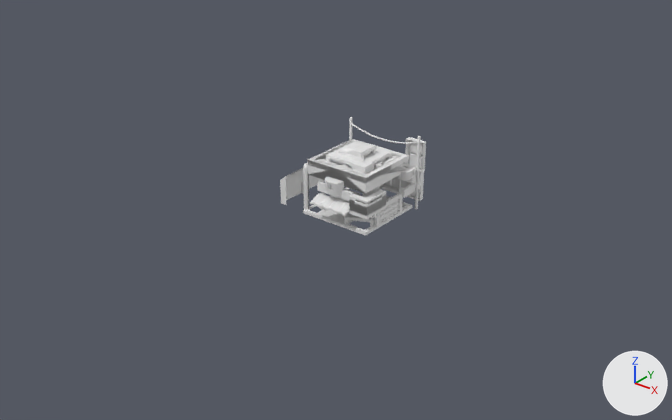
A saved change to the FBX model Assets/Art/3D/Deko Combined.fbx.
Rendered twice from a 50 mm lens placed at (10.67, -14.08, 8.57), pointed at (-0.48, -0.14, -0.08). Arrows for +X, +Y and +Z are at lower right; the lights stay in place. Where no turn or scale is listed for an object, it has been applied to the vertices.

In view in the first picture: 'Balkon', 'Bank', 'Baum', 'Dach 1', 'Dach 3', 'Dach 5', 'Dach 6', 'Dach 7', 'Dach Deko 1', 'Dach Deko 2', 'Dach Deko 3', 'Dach Deko 4', 'Dach Haus', 'Ecke 1', 'Ecke 2', 'Ecke 3', 'Fenster 4', 'Rand', 'Rinne 1', 'Strom Masten', 'Vosrpung', 'markt Dach'.
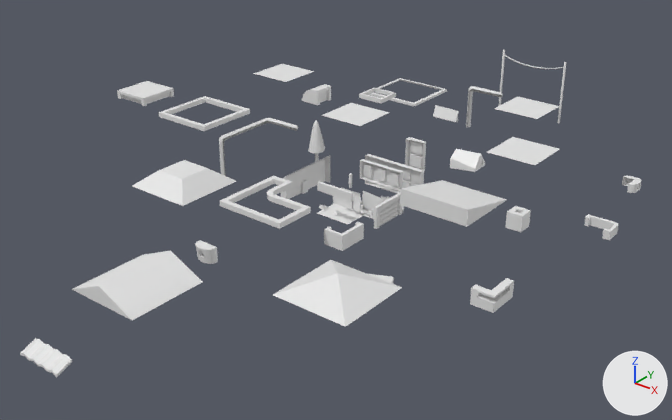
What differs and where, as boxes [x1, y1, x2, y2] in the pictures (672 x 420 px):
'Dach 1', moved: before [308, 147, 406, 193]; after [72, 250, 203, 320]
'Dach 2', moved (not visible before): after [273, 260, 402, 327]
'Dach 3', moved: before [307, 158, 403, 194]; after [400, 180, 507, 227]
'Dach 4', moved: before [382, 160, 405, 171]; after [132, 160, 236, 206]
'Dach 6', moved: before [309, 139, 391, 183]; after [220, 176, 311, 229]
'Dach 5', moved: before [307, 139, 409, 183]; after [158, 96, 250, 131]
'Dach Deko 2', moved: before [326, 141, 391, 168]; after [117, 81, 174, 106]
'markt Dach', moved: before [310, 193, 349, 217]; after [20, 338, 72, 377]
'Ecke 3', moved: before [349, 189, 386, 216]; after [470, 278, 514, 313]
'Balkon', moved: before [349, 196, 386, 220]; after [324, 222, 364, 251]
'Dach Plane 2', moved (not visible before): after [487, 137, 560, 165]
'Rand', moved: before [303, 187, 412, 236]; after [369, 78, 447, 106]
'Rinne 1', moved: before [303, 162, 309, 210]; after [219, 118, 298, 176]
'Dach Plane 3', moved (not visible before): after [322, 103, 389, 126]
'Dach Plane 1', moved (not visible before): after [494, 97, 559, 119]
'Ecke 2', moved: before [387, 178, 415, 198]; after [584, 214, 618, 240]
'Dach Deko 1', moved: before [352, 160, 374, 174]; after [505, 206, 531, 232]
'Strom Masten', moved: before [349, 117, 421, 209]; after [499, 50, 566, 123]
'Fenster 4', moved: before [325, 177, 344, 196]; after [195, 240, 218, 264]
'Dach Deko 4', moved: before [347, 143, 376, 158]; after [302, 84, 331, 105]
'Dach Haus', moved: before [342, 147, 368, 157]; after [450, 149, 485, 172]
'Dach Plane 4', moved (not visible before): after [253, 64, 314, 82]
'Ecke 1', moved: before [401, 163, 416, 180]; after [622, 176, 641, 193]
'Baum', moved: before [368, 186, 381, 194]; after [308, 120, 325, 162]
'Dach 7', moved: before [374, 155, 398, 169]; after [359, 88, 396, 103]
'Dach Deko 3', moved: before [338, 151, 364, 161]; after [433, 105, 459, 122]
'Rinne 2', moved (not visible before): after [466, 86, 503, 127]
'Bank', moved: before [344, 212, 374, 227]; after [369, 274, 394, 284]

Patch to the scene script:
```diff
--- a/Assets/Art/3D/Deko Combined.fbx.py
+++ b/Assets/Art/3D/Deko Combined.fbx.py
@@ ob_rinne_2 @@
 ob_rinne_2 = bpy.data.objects.new('Rinne 2', me_cube)
-ob_rinne_2.location = (0.0, 0.0, 0.0)
+ob_rinne_2.location = (0.0, 4.92, 0.0)
@@ ob_dach_deko_3 @@
 ob_dach_deko_3 = bpy.data.objects.new('Dach Deko 3', me_cube_041)
-ob_dach_deko_3.location = (0.0, 0.0, 0.0)
+ob_dach_deko_3.location = (0.0, 3.58, 0.0)
@@ ob_ecke_3 @@
 ob_ecke_3 = bpy.data.objects.new('Ecke 3', me_cube_014)
-ob_ecke_3.location = (0.0, 0.0, 0.0)
+ob_ecke_3.location = (3.74, -1.56, 0.0)
@@ ob_dach_plane_4 @@
 ob_dach_plane_4 = bpy.data.objects.new('Dach Plane 4', me_cube_069)
-ob_dach_plane_4.location = (0.0, 0.0, 0.0)
+ob_dach_plane_4.location = (-5.23, 3.6, 0.0)
@@ ob_dach_plane_1 @@
 ob_dach_plane_1 = bpy.data.objects.new('Dach Plane 1', me_cube_011)
-ob_dach_plane_1.location = (0.0, 0.0, 0.0)
+ob_dach_plane_1.location = (1.09, 5.15, 0.0)
@@ ob_dach_3 @@
 ob_dach_3 = bpy.data.objects.new('Dach 3', me_cube_047)
-ob_dach_3.location = (0.0, 0.0, 0.0)
+ob_dach_3.location = (2.31, 0.0, 0.0)
@@ ob_ecke_2 @@
 ob_ecke_2 = bpy.data.objects.new('Ecke 2', me_cube_015)
-ob_ecke_2.location = (0.0, 0.0, 0.0)
+ob_ecke_2.location = (4.09, 0.85, 0.0)
@@ ob_dach_2 @@
 ob_dach_2 = bpy.data.objects.new('Dach 2', me_cube_046)
-ob_dach_2.location = (0.0, 0.0, 0.0)
+ob_dach_2.location = (2.64, -4.0, 0.0)
@@ ob_dach_haus @@
 ob_dach_haus = bpy.data.objects.new('Dach Haus', me_cube_049)
-ob_dach_haus.location = (0.0, 0.0, 1.18)
+ob_dach_haus.location = (1.86, 1.37, 1.18)
@@ ob_dach_5 @@
 ob_dach_5 = bpy.data.objects.new('Dach 5', me_cube_034)
-ob_dach_5.location = (0.0, 0.0, 0.0)
+ob_dach_5.location = (-4.5, 0.0, 0.0)
@@ ob_markt_dach @@
 ob_markt_dach = bpy.data.objects.new('markt Dach', me_cube_001)
-ob_markt_dach.location = (0.0, 0.0, 0.0)
+ob_markt_dach.location = (0.0, -6.83, 0.0)
@@ ob_dach_1 @@
 ob_dach_1 = bpy.data.objects.new('Dach 1', me_cube_031)
-ob_dach_1.location = (0.0, 0.0, 0.0)
+ob_dach_1.location = (0.0, -5.88, 0.0)
@@ ob_rinne_1 @@
 ob_rinne_1 = bpy.data.objects.new('Rinne 1', me_cube_032)
-ob_rinne_1.location = (0.0, 0.0, 0.0)
+ob_rinne_1.location = (-2.44, 0.0, 0.0)
@@ ob_baum @@
 ob_baum = bpy.data.objects.new('Baum', me_cube_055)
-ob_baum.location = (0.0, 0.0, 0.0)
+ob_baum.location = (-2.43, 1.08, 0.0)
@@ ob_strom_masten @@
 ob_strom_masten = bpy.data.objects.new('Strom Masten', me_cube_039)
-ob_strom_masten.location = (0.0, 0.0, 0.0)
+ob_strom_masten.location = (0.0, 6.6, 0.0)
@@ ob_dach_deko_1 @@
 ob_dach_deko_1 = bpy.data.objects.new('Dach Deko 1', me_cube_033)
-ob_dach_deko_1.location = (0.0, 0.0, 0.0)
+ob_dach_deko_1.location = (3.48, 0.0, 0.0)
@@ ob_balkon @@
 ob_balkon = bpy.data.objects.new('Balkon', me_cube_013)
-ob_balkon.location = (0.0, 0.0, 0.0)
+ob_balkon.location = (0.43, -1.32, 0.0)
@@ ob_dach_plane_3 @@
 ob_dach_plane_3 = bpy.data.objects.new('Dach Plane 3', me_cube_043)
-ob_dach_plane_3.location = (0.0, 0.0, 0.0)
+ob_dach_plane_3.location = (-1.81, 2.25, 0.0)
@@ ob_dach_deko_4 @@
 ob_dach_deko_4 = bpy.data.objects.new('Dach Deko 4', me_cube_035)
-ob_dach_deko_4.location = (0.0, 0.0, 0.0)
+ob_dach_deko_4.location = (-3.14, 2.42, 0.0)
@@ ob_dach_7 @@
 ob_dach_7 = bpy.data.objects.new('Dach 7', me_cube_053)
-ob_dach_7.location = (0.0, 0.0, 0.0)
+ob_dach_7.location = (-2.39, 3.3, 0.0)
@@ ob_dach_6 @@
 ob_dach_6 = bpy.data.objects.new('Dach 6', me_cube_005)
-ob_dach_6.location = (0.0, 0.0, 0.0)
+ob_dach_6.location = (0.0, -2.52, 0.0)
@@ ob_dach_4 @@
 ob_dach_4 = bpy.data.objects.new('Dach 4', me_cube_048)
-ob_dach_4.location = (0.0, 0.0, 0.0)
+ob_dach_4.location = (-2.38, -2.63, 0.0)
@@ ob_ecke_1 @@
 ob_ecke_1 = bpy.data.objects.new('Ecke 1', me_cube_044)
-ob_ecke_1.location = (0.0, 0.0, 0.0)
+ob_ecke_1.location = (3.89, 2.31, 0.0)
@@ ob_fenster_4 @@
 ob_fenster_4 = bpy.data.objects.new('Fenster 4', me_cube_021)
-ob_fenster_4.location = (0.0, 0.0, 0.0)
+ob_fenster_4.location = (0.0, -3.54, 0.0)
@@ ob_dach_deko_2 @@
 ob_dach_deko_2 = bpy.data.objects.new('Dach Deko 2', me_cube_006)
-ob_dach_deko_2.location = (0.0, 0.0, 0.0)
+ob_dach_deko_2.location = (-6.54, 0.0, 0.0)
@@ ob_dach_plane_2 @@
 ob_dach_plane_2 = bpy.data.objects.new('Dach Plane 2', me_cube_042)
-ob_dach_plane_2.location = (0.0, 0.0, 0.0)
+ob_dach_plane_2.location = (2.33, 2.68, 0.0)
@@ ob_rand @@
 ob_rand = bpy.data.objects.new('Rand', me_cube_040)
-ob_rand.location = (0.0, 0.0, 0.0)
+ob_rand.location = (-3.57, 6.95, 0.0)
@@ ob_bank @@
 ob_bank = bpy.data.objects.new('Bank', me_cube_054)
-ob_bank.location = (0.0, 0.0, 0.0)
+ob_bank.location = (1.75, -1.82, 0.0)
```
